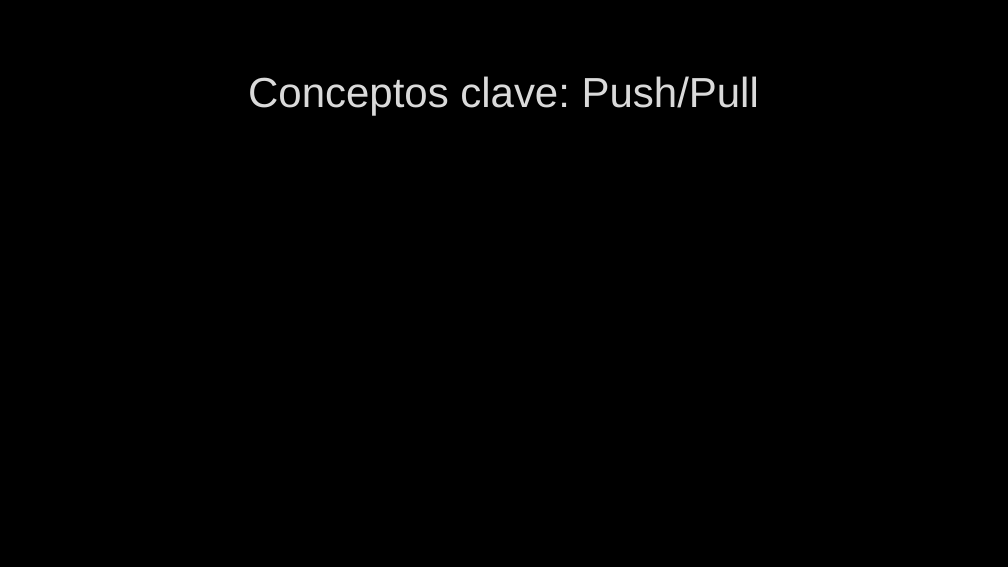
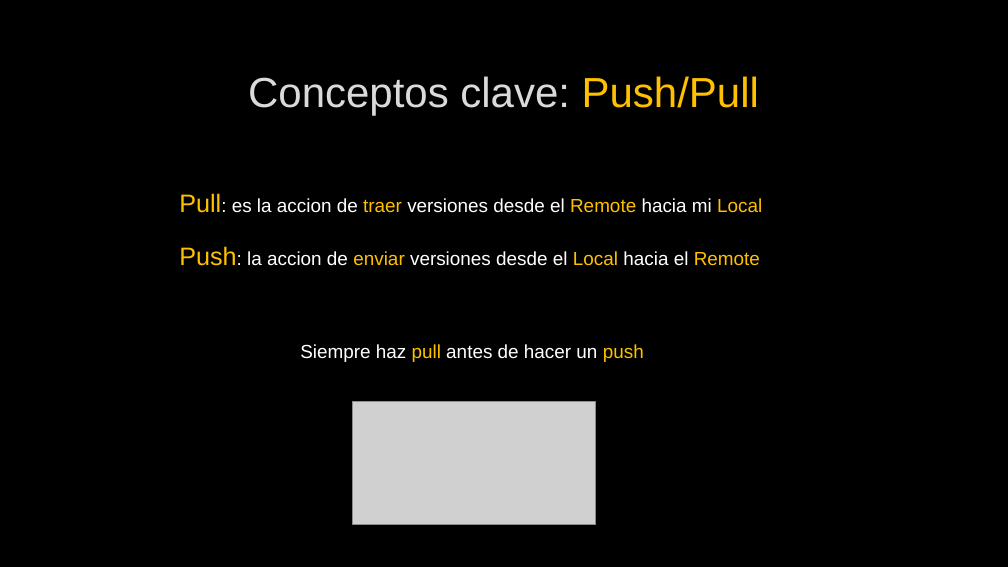
Before and after one commit to Shisah/GitGud2, a slide deck: slide 7 of Presentation/Git Gud 2.pptx. Drawn at 1008x567 pixels with LibreOffice and Linux fonts; fonts in the diff are those of the drawing; grey boxes stand for pictures; background and template pictures are left out. Boxes give left, top, right and bottom in pixels: in the first picture for what was removed or moved away, otherwise in the second. Text is boxed around its words. In the diff, an @@ line names an element or a change of style, - is before the commit and + after.

Commit message:
Agregados conceptos hasta portada de branch

```diff
--- a/Presentation/Git Gud 2.pptx
+++ b/Presentation/Git Gud 2.pptx
@@ title "Conceptos clave: Push/Pull" at [248, 76, 759, 115]: text colour #DADADA to #FFC000 in "Push/Pull" @@
@@ text added at [179, 193, 762, 266], 18 pt, text #FFFFFF @@
+Pull: es la accion de traer versiones desde el Remote hacia mi Local
+Push: la accion de enviar versiones desde el Local hacia el Remote
@@ text added at [300, 344, 644, 362], 18 pt, text #FFFFFF @@
+Siempre haz pull antes de hacer un push
@@ picture added at [352, 402, 595, 525] @@
```
Also in this commit, not shown: 3 other slides changed, 1 slide added.
